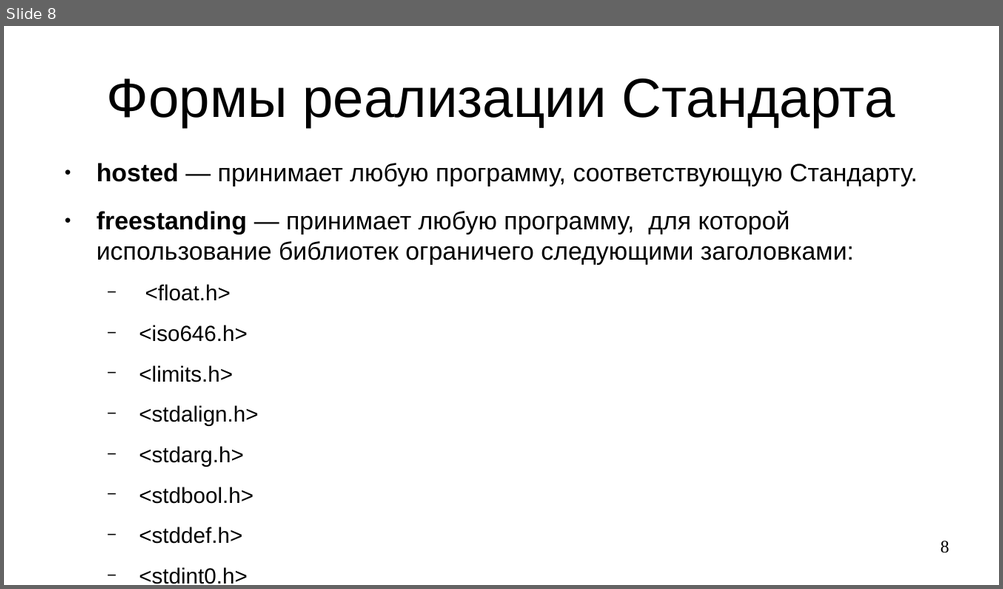
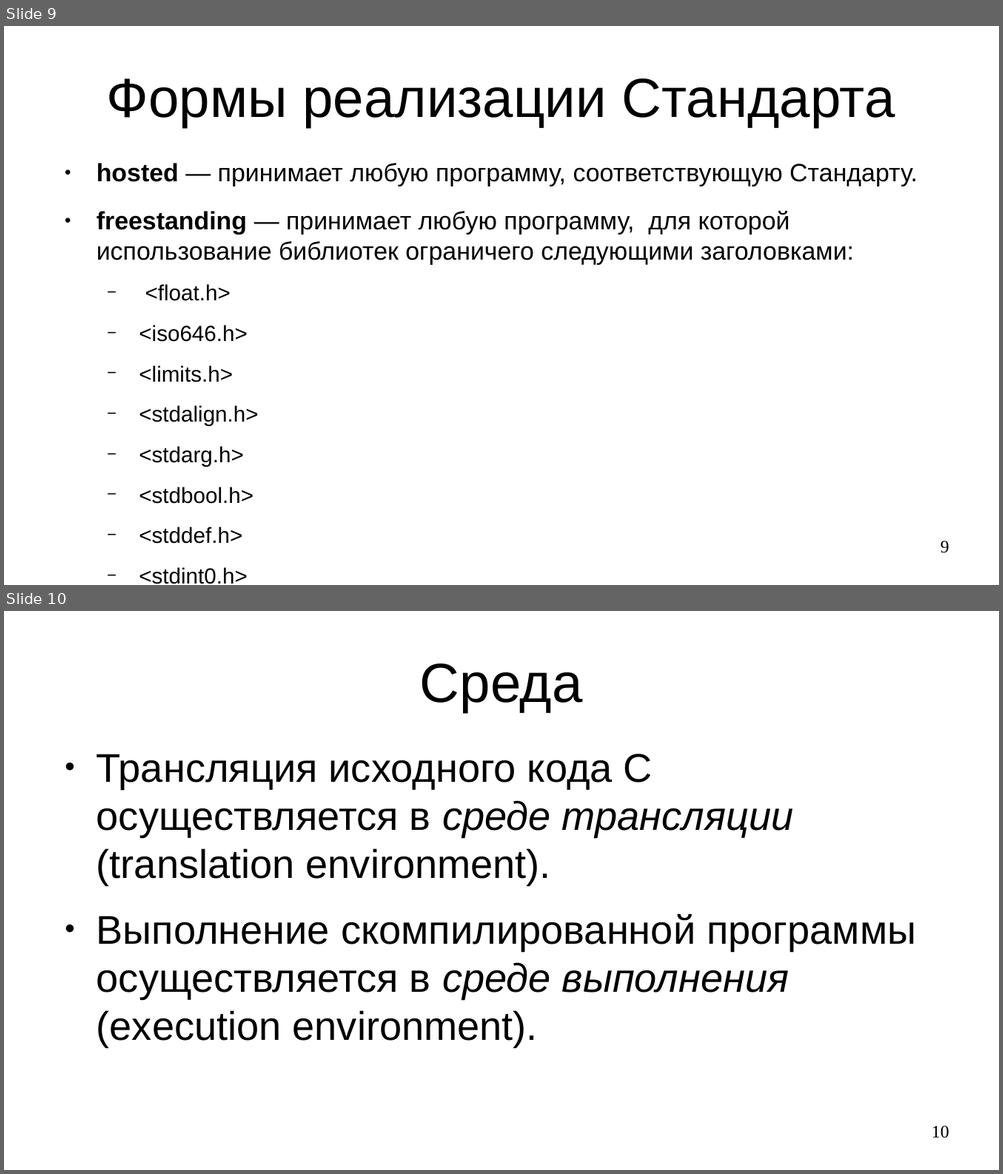
Before and after one commit to steelcraft/stud-lab, a slide deck: Лекции/CACP01.odp. Shown one above the other, each under a label of ours: slide 8 before the commit, slides 9 and 10 after it. The pictures are 1003x589 and 1003x1174 pixels, drawn with LibreOffice and Linux fonts; fonts in the diff are those of the drawing. Boxes give left, top, right and bottom in pixels: in the first picture for what was removed or moved away, otherwise in the second. Text is boxed around its words. In the diff, an @@ line names an element or a change of style, - is before the commit and + after.

```diff
--- a/Лекции/CACP01.odp
+++ b/Лекции/CACP01.odp
@@ slide 10 added at bbox=[4, 611, 999, 1170], background #FFFFFF @@
@@ title added at bbox=[420, 664, 583, 712], 44 pt, text #000000 @@
+Среда
@@ text added at bbox=[96, 754, 916, 1047], 32 pt, text #000000 @@
+● Трансляция исходного кода C осуществляется в среде трансляции (translation environment).
+● Выполнение скомпилированной программы осуществляется в среде выполнения (execution environment).
@@ page number added at bbox=[931, 1126, 949, 1139], 14 pt, text #000000 @@
+10
@@ what was slide 8 is now slide 9 @@
@@ page number at bbox=[940, 541, 949, 554]: text changed @@
-8
+9
```
Also in this commit, not shown: 5 other slides added, 1 slide removed.
